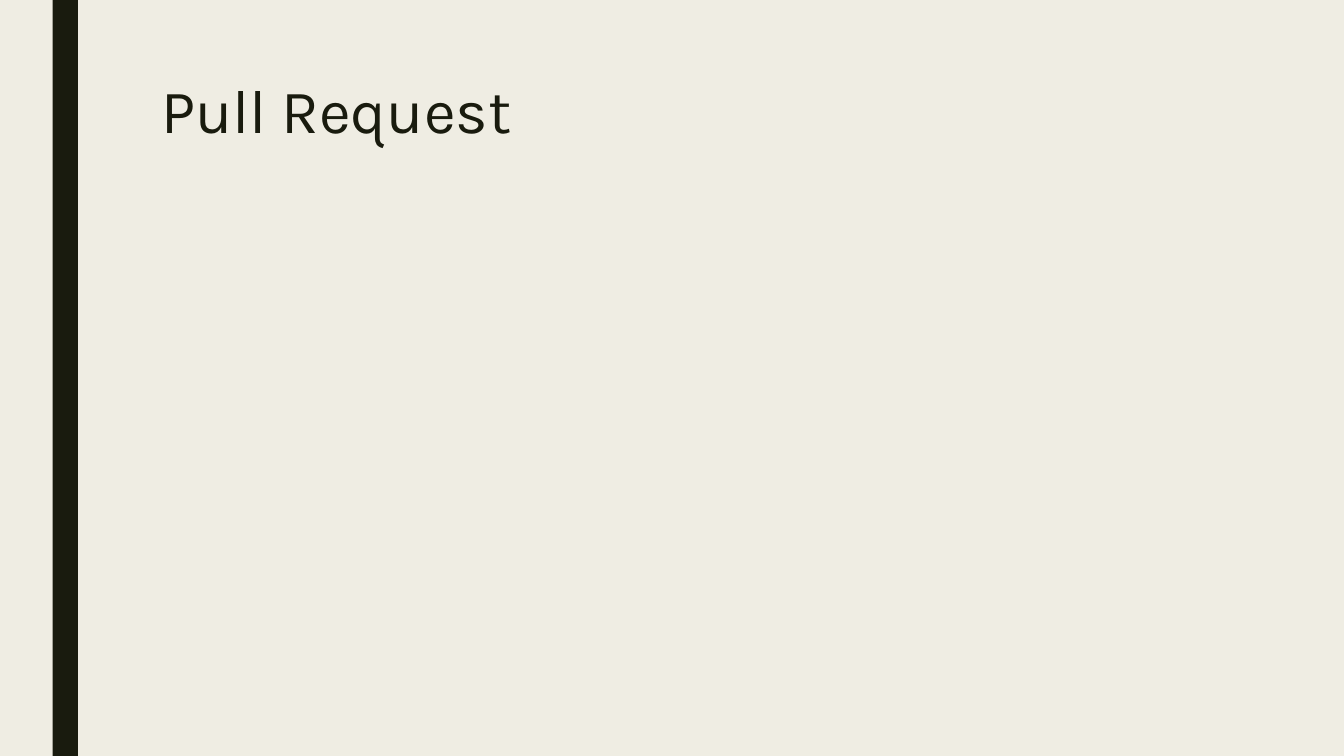
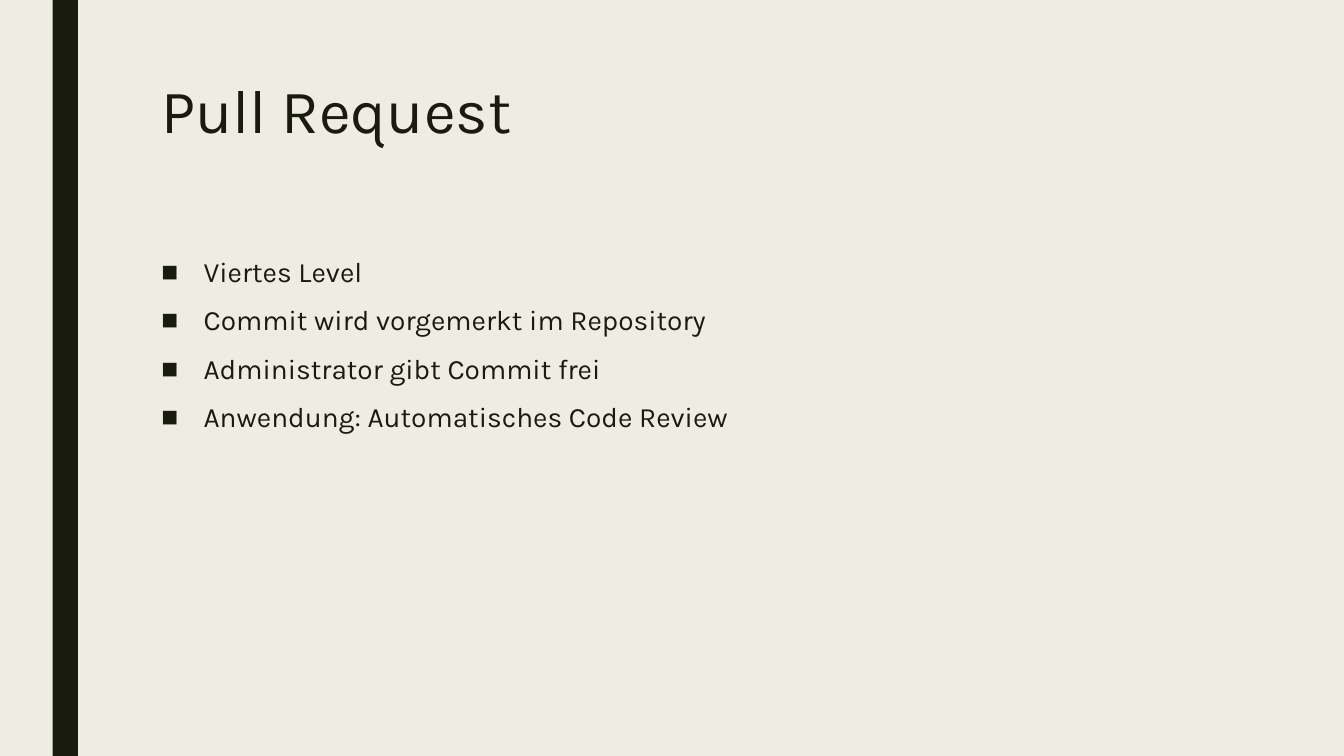
Before and after one commit to marcretzlaff/projektarbeit, a slide deck: slide 13 of GIT.pptx. Drawn at 1344x756 pixels with LibreOffice and Linux fonts; fonts in the diff are those of the drawing. Boxes give left, top, right and bottom in pixels: in the first picture for what was removed or moved away, otherwise in the second. Text is boxed around its words. In the diff, an @@ line names an element or a change of style, - is before the commit and + after.

```diff
--- a/GIT.pptx
+++ b/GIT.pptx
@@ text added at (204,262,728,434), 20 pt, text #191B0E @@
+■ Viertes Level
+■ Commit wird vorgemerkt im Repository
+■ Administrator gibt Commit frei
+■ Anwendung: Automatisches Code Review
```
Also in this commit, not shown: 5 other slides changed, 9 slides added, 8 slides removed.
